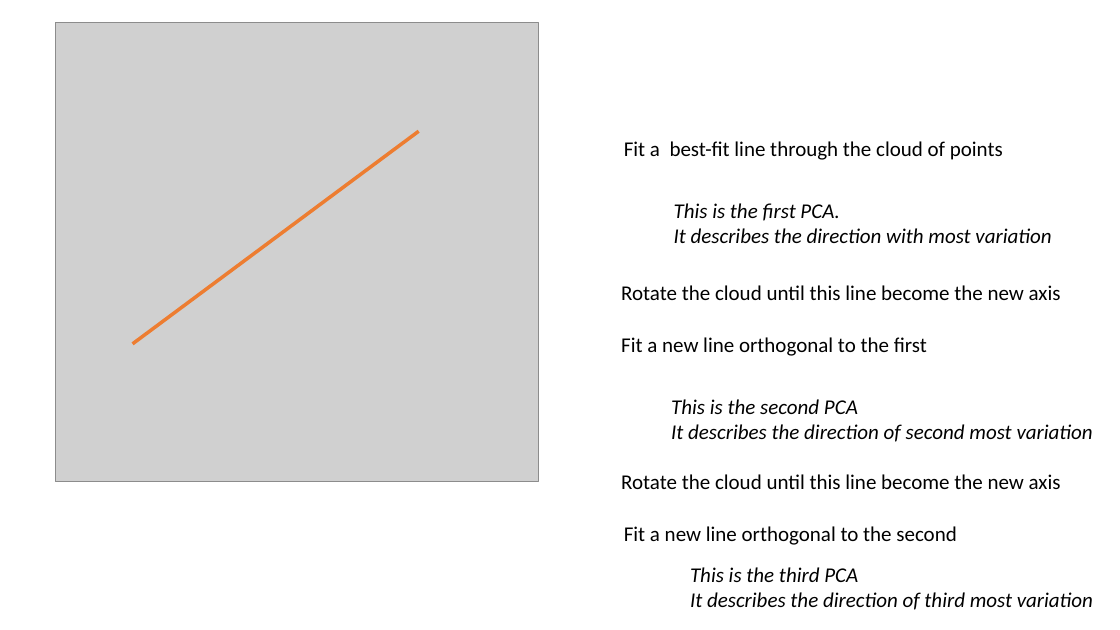
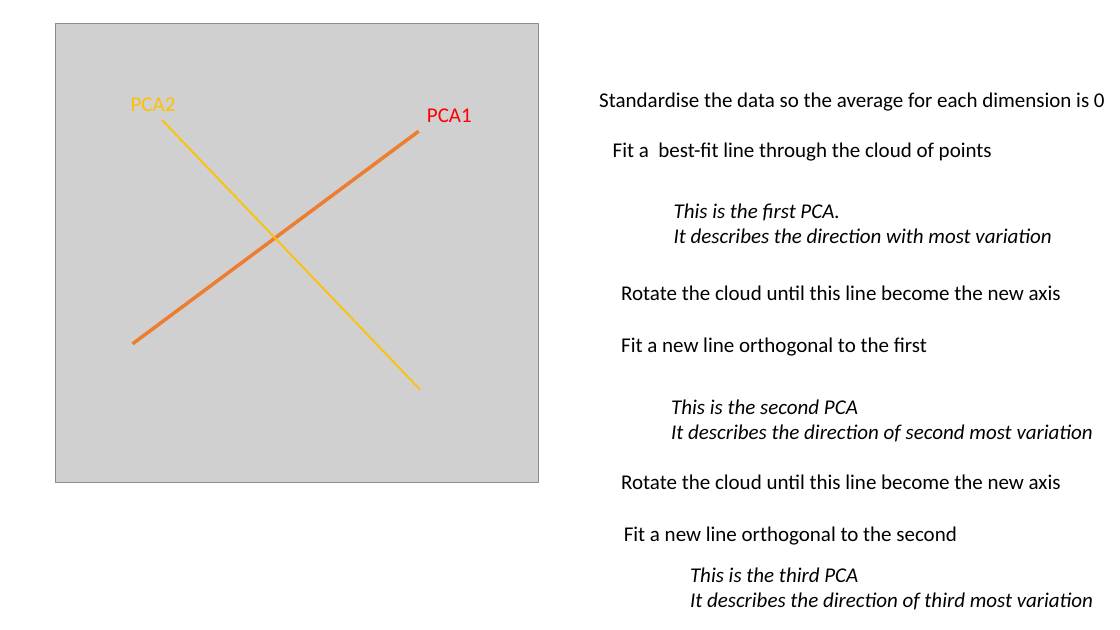
Before and after one commit to nicksavill/DEB_development, a slide deck: slide 5 of Week_7/PCA_intro.pptx. Drawn at 1120x630 pixels with LibreOffice and Linux fonts; fonts in the diff are those of the drawing; grey boxes stand for pictures. Boxes give left, top, right and bottom in pixels: in the first picture for what was removed or moved away, otherwise in the second. Text is boxed around its words. In the diff, an @@ line names an element or a change of style, - is before the commit and + after.

```diff
--- a/Week_7/PCA_intro.pptx
+++ b/Week_7/PCA_intro.pptx
@@ text added at [131,97,176,111], 18 pt, text #FFC000 @@
+PCA2
@@ text added at [427,108,472,122], 18 pt, text #FF0000 @@
+PCA1
@@ text added at [599,92,1105,111], 18 pt, text #000000 @@
+Standardise the data so the average for each dimension is 0
@@ line added from (162, 120) to (420, 390), #FFC000 1.5 pt @@
@@ text "Fit a best-fit line through ...": place and size @@
-text "Fit a best-fit line through ..." at [624,141,1003,160]
+text "Fit a best-fit line through ..." at [613,142,992,161]
```
Also in this commit, not shown: 1 other slide changed, 23 other files.
